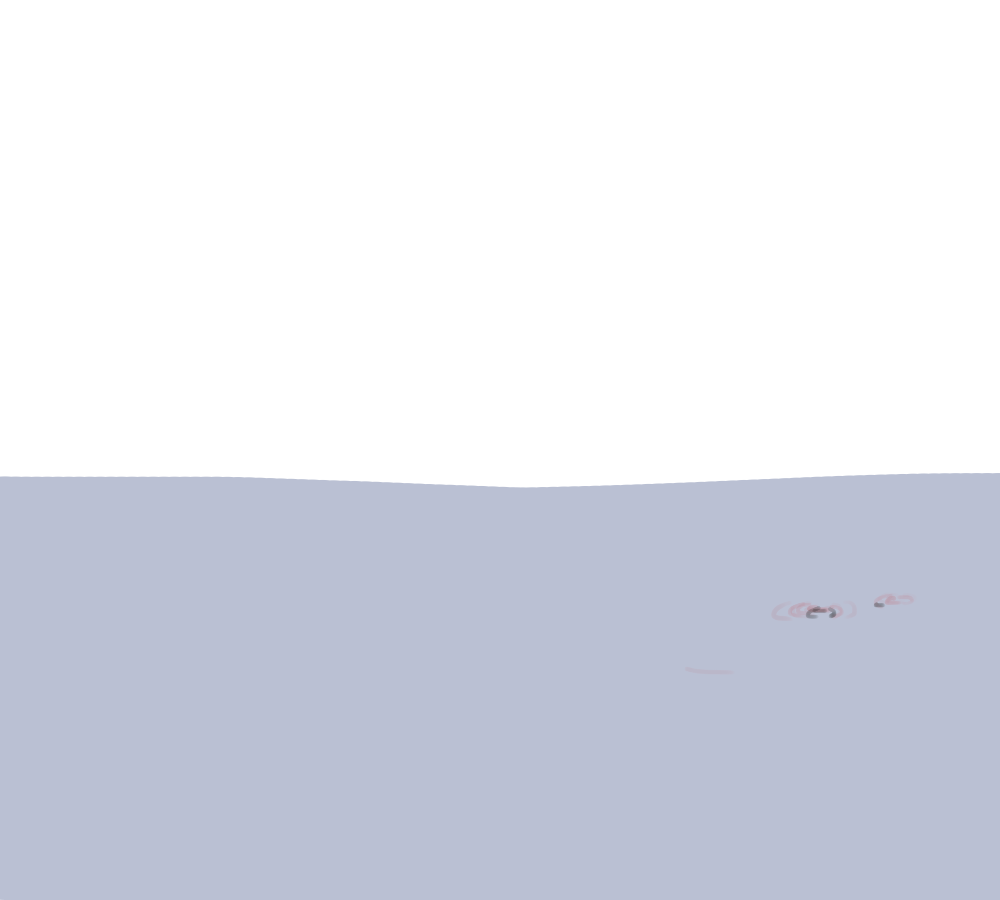
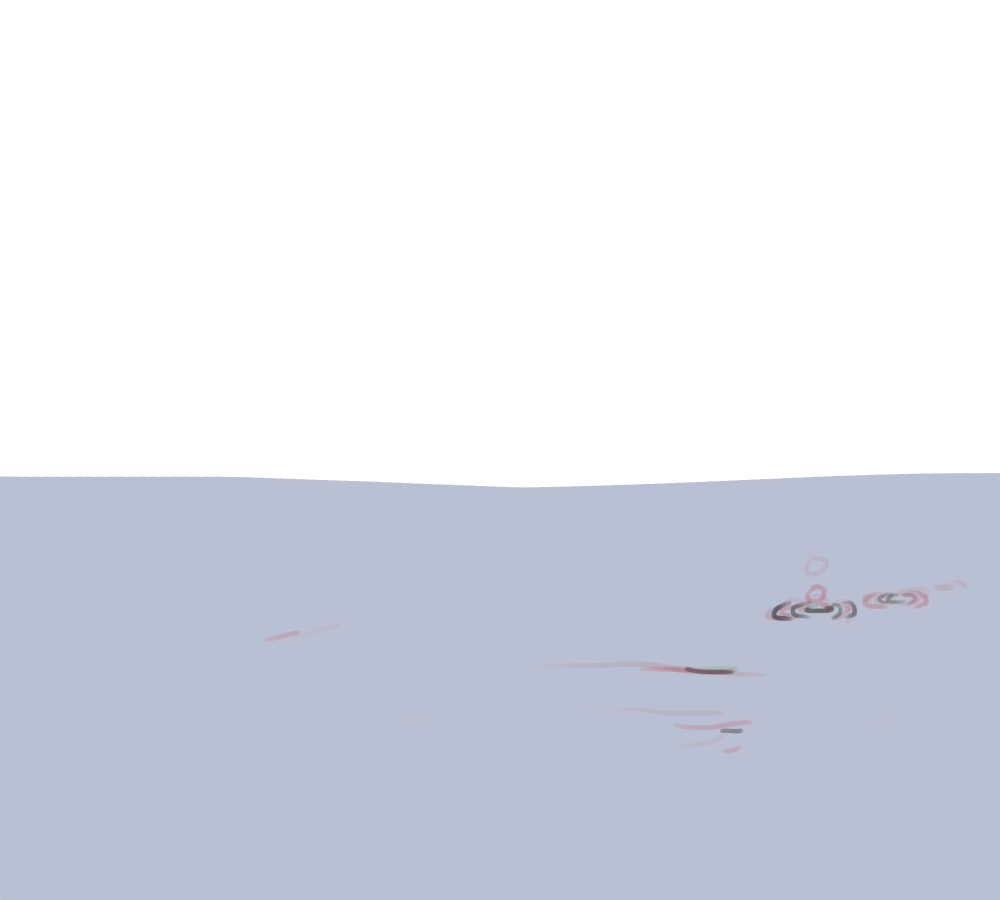
Two versions of the same layered image (1000 x 900). Layer-by-layer changes:
painted on "Background" over box(264, 556, 968, 754)
